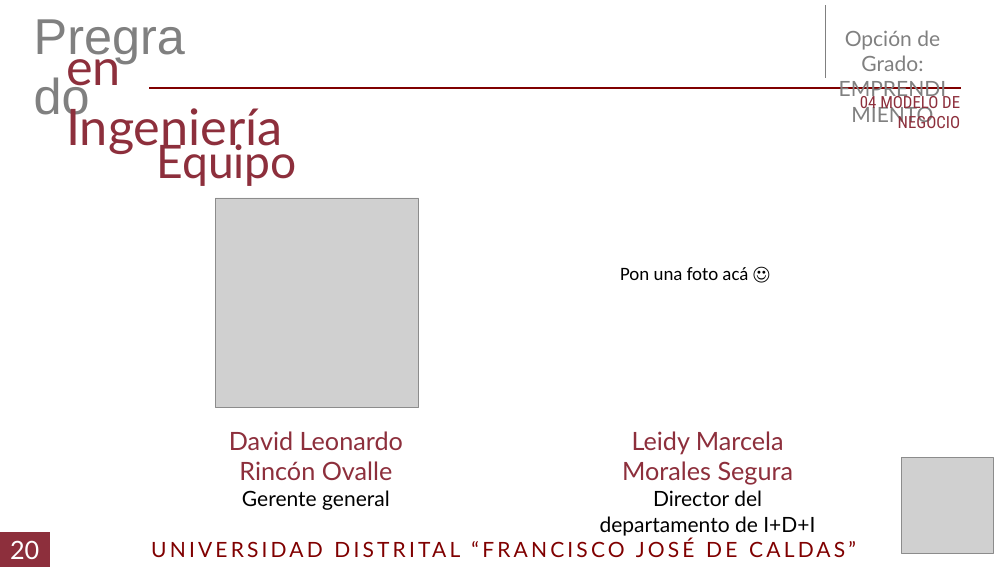
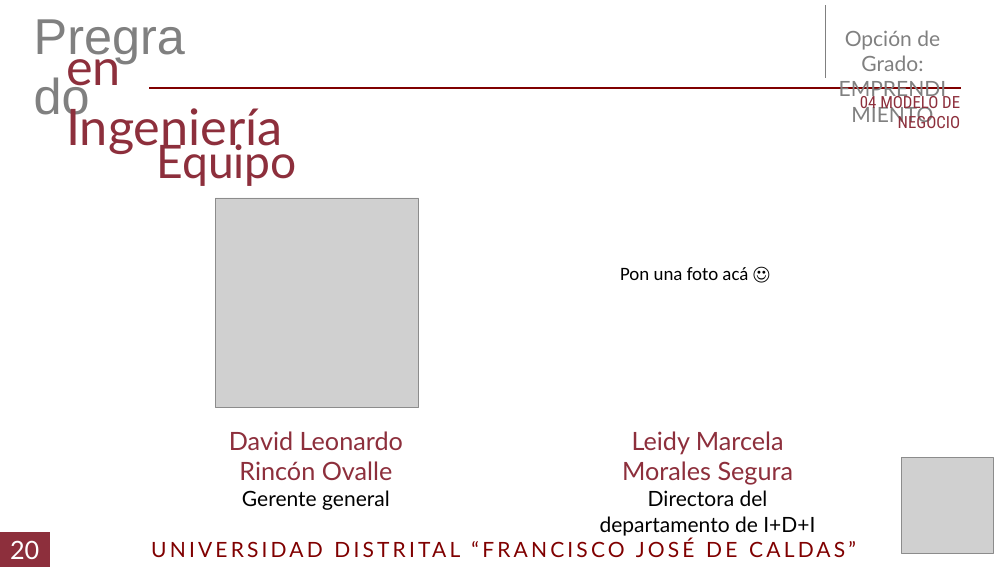
Before and after one commit to DLRin/anteproyecto, a slide deck: slide 21 of Presentacion/Presentacion.pptx. Drawn at 1008x567 pixels with LibreOffice and Linux fonts; fonts in the diff are those of the drawing; grey boxes stand for pictures. Boxes give left, top, right and bottom in pixels: in the first picture for what was removed or moved away, otherwise in the second. Text is boxed around its words. In the diff, an @@ line names an element or a change of style, - is before the commit and + after.

```diff
--- a/Presentacion/Presentacion.pptx
+++ b/Presentacion/Presentacion.pptx
@@ text at [600,490,815,536]: text changed @@
-Director del departamento de I+D+I
+Directora del departamento de I+D+I
```
Also in this commit, not shown: 21 other slides changed, 2 slides added, 24 other files.
